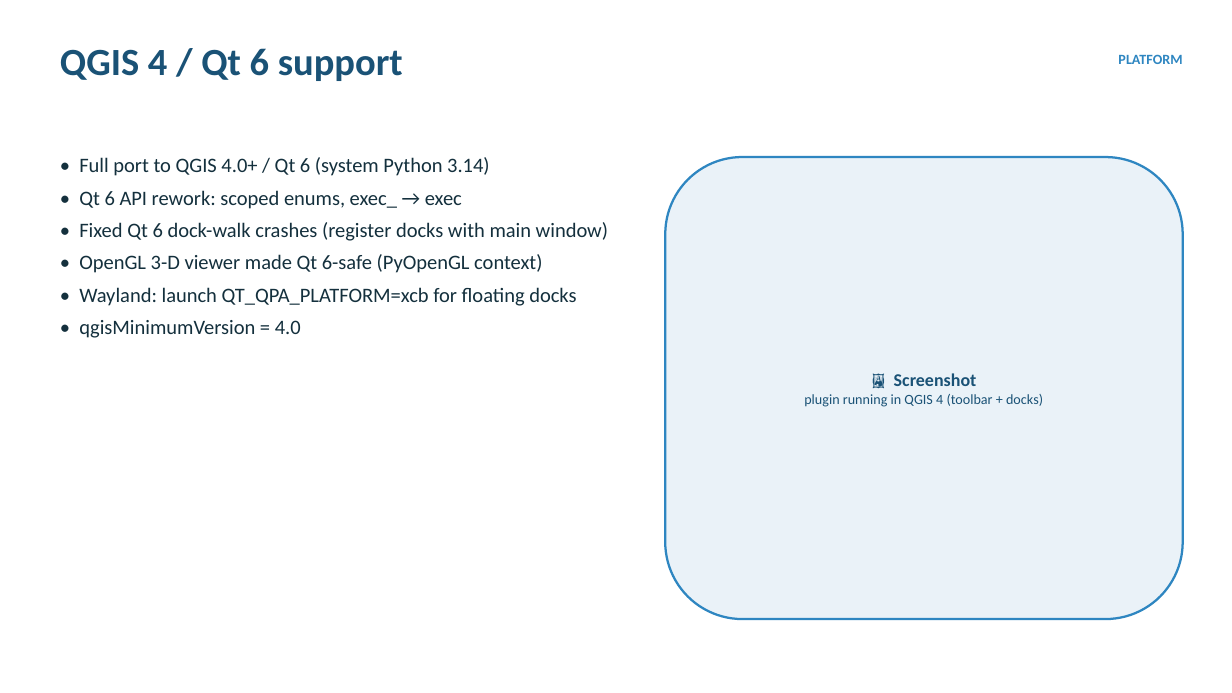
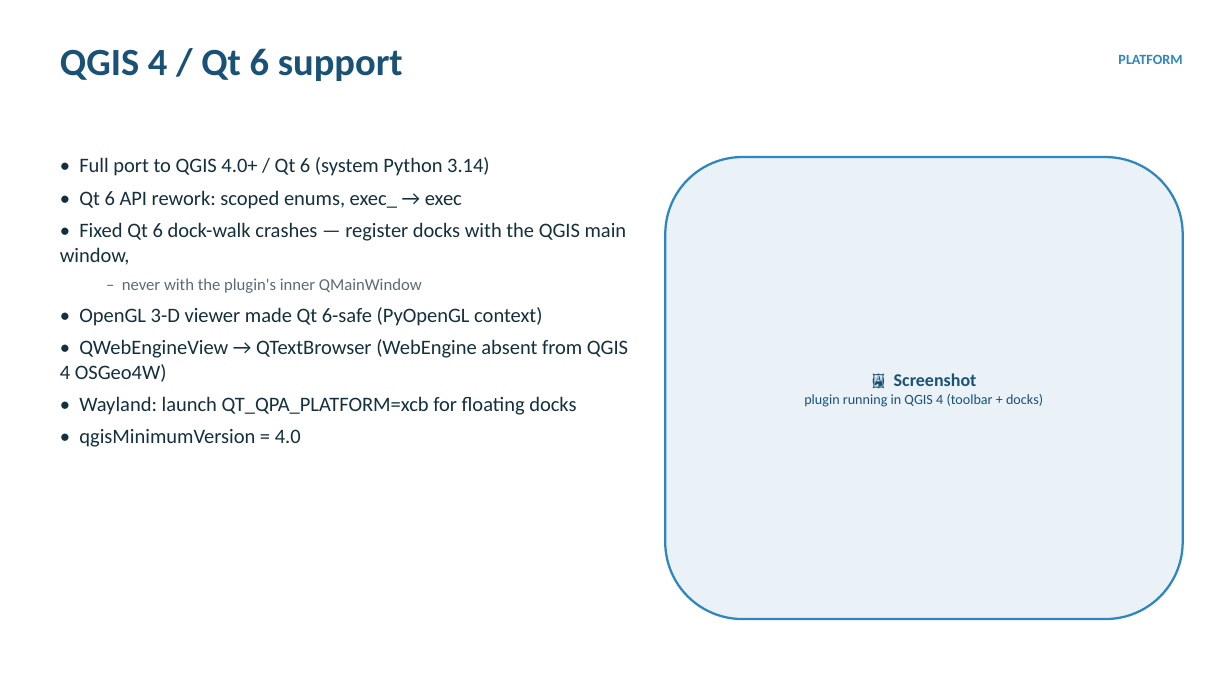
Before and after one commit to epifanio/groundtruther, a slide deck: slide 5 of docs/slides_groundtruther_update_2026.pptx (slide 4 before the commit). Drawn at 1232x693 pixels with LibreOffice and Linux fonts; fonts in the diff are those of the drawing. Boxes give left, top, right and bottom in pixels: in the first picture for what was removed or moved away, otherwise in the second. Text is boxed around its words. In the diff, an @@ line names an element or a change of style, - is before the commit and + after.

```diff
--- a/docs/slides_groundtruther_update_2026.pptx
+++ b/docs/slides_groundtruther_update_2026.pptx
@@ text at box(60, 222, 627, 293): text changed @@
-• Fixed Qt 6 dock-walk crashes (register docks with main window)
+• Fixed Qt 6 dock-walk crashes — register docks with the QGIS main window,
+  – never with the plugin's inner QMainWindow
@@ text at box(60, 339, 628, 382): paragraph added @@
+• QWebEngineView → QTextBrowser (WebEngine absent from QGIS 4 OSGeo4W)
```
Also in this commit, not shown: 13 other slides changed, 17 slides added, 7 slides removed, 3 other files.
